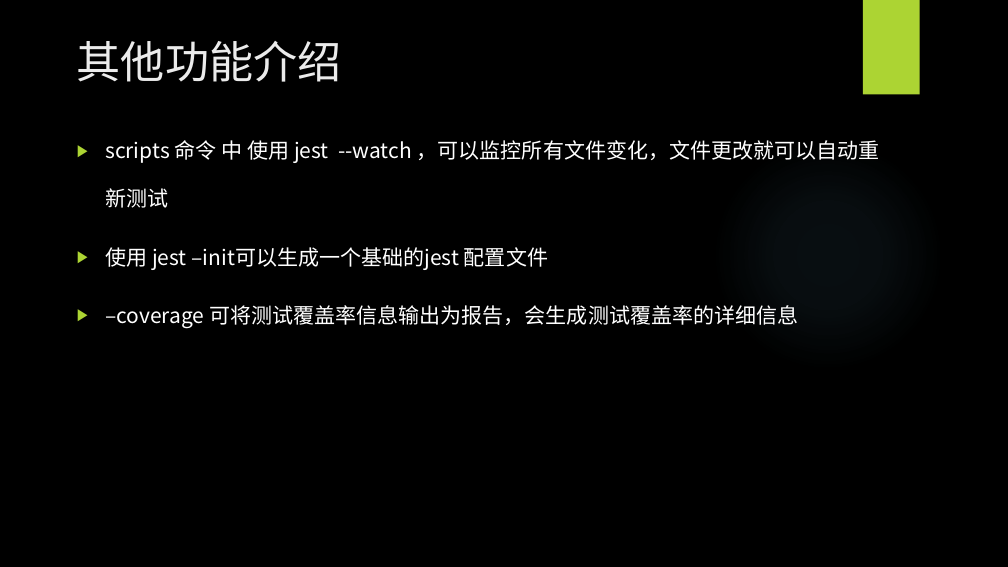
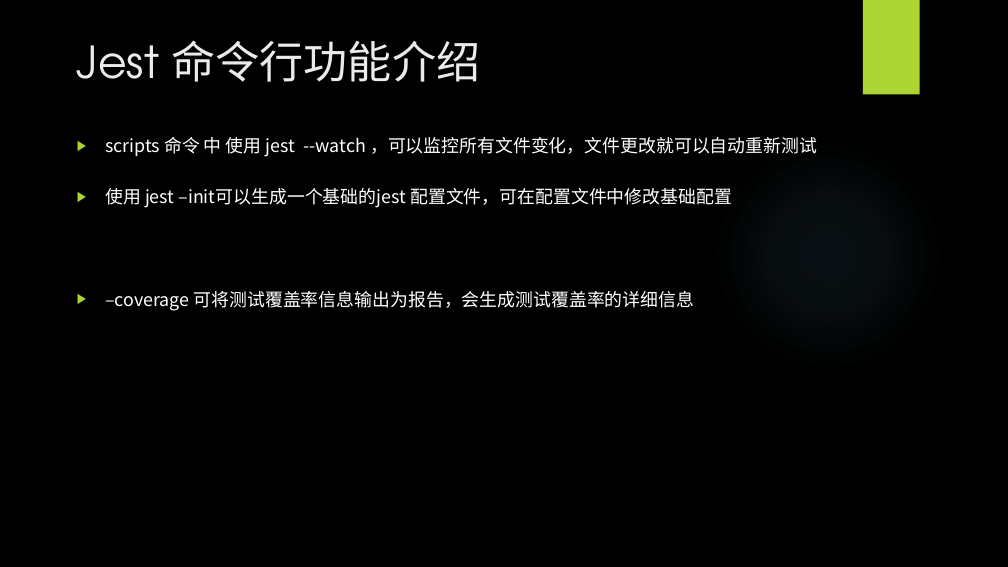
Before and after one commit to WangEbo/auto-test, a slide deck: slide 14 of 王博书的分享/自动化测试.pptx (slide 12 before the commit). Drawn at 1008x567 pixels with LibreOffice and Linux fonts; fonts in the diff are those of the drawing; background and template pictures are left out. Boxes give left, top, right and bottom in pixels: in the first picture for what was removed or moved away, otherwise in the second. Text is boxed around its words. In the diff, an @@ line names an element or a change of style, - is before the commit and + after.

```diff
--- a/王博书的分享/自动化测试.pptx
+++ b/王博书的分享/自动化测试.pptx
@@ title at bbox=[77, 40, 480, 82]: text changed @@
-其他功能介绍
+Jest 命令行功能介绍
@@ text at bbox=[105, 137, 817, 311]: size 20 to 17 pt in "scripts 命令 中 使用 jest --watch ，可以监控所有文件变化，文件更改就可以自动重新测试", "–coverage 可将测试覆盖率信息输出为报告，会生成测试覆盖率的详细信息" @@
@@ text at bbox=[105, 188, 732, 208]: text changed; size 20 to 17 pt @@
-▶ 使用 jest –init可以生成一个基础的jest 配置文件
+▶ 使用 jest –init可以生成一个基础的jest 配置文件，可在配置文件中修改基础配置
```
Also in this commit, not shown: 3 other slides changed, 2 slides added, 11 other files.
